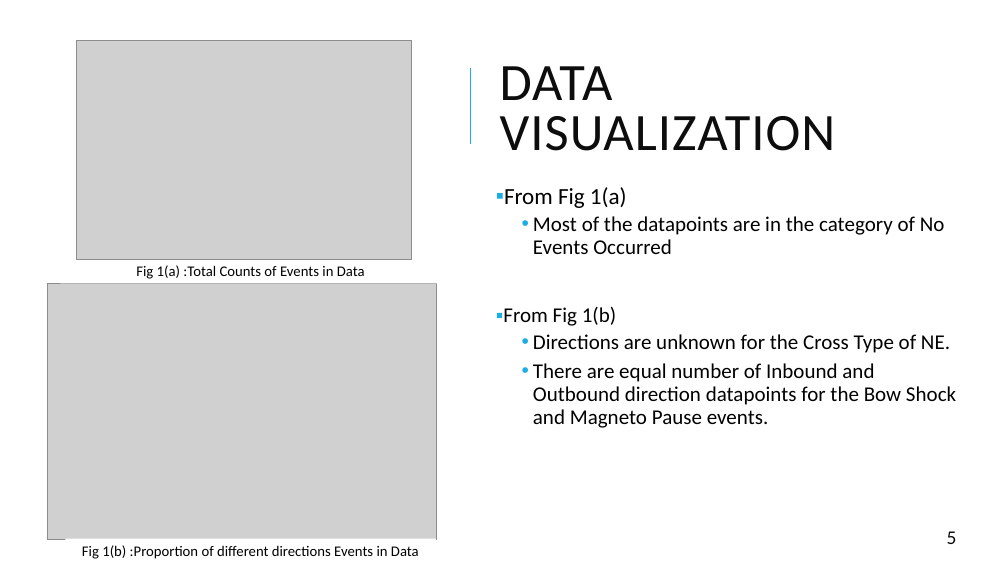
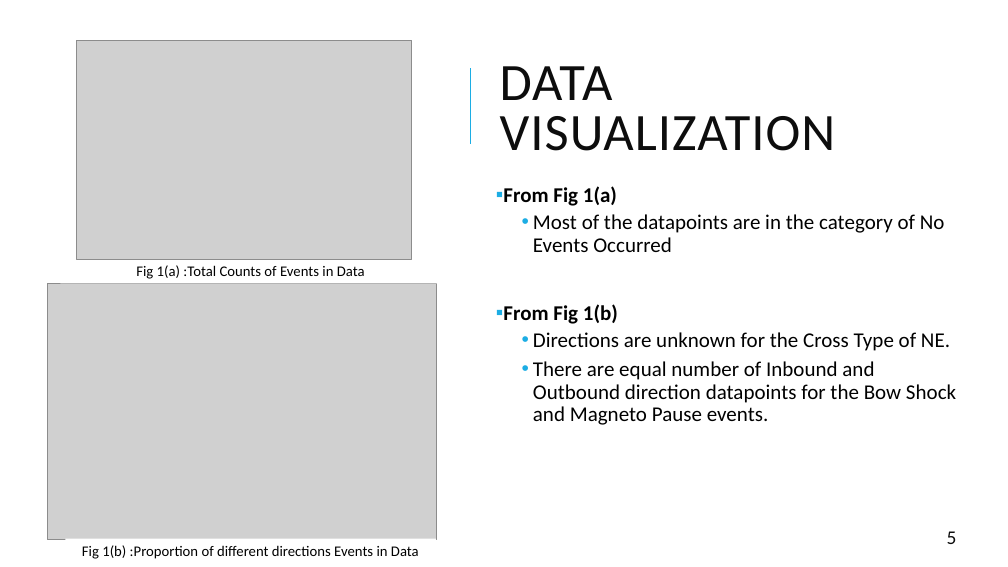
Before and after one commit to matty1203/r_cubicplot, a slide deck: slide 5 of Classification of bow shock event positions from Magnetic.pptx. Drawn at 1008x567 pixels with LibreOffice and Linux fonts; fonts in the diff are those of the drawing; grey boxes stand for pictures. Boxes give left, top, right and bottom in pixels: in the first picture for what was removed or moved away, otherwise in the second. Text is boxed around its words. In the diff, an @@ line names an element or a change of style, - is before the commit and + after.

```diff
--- a/Classification of bow shock event positions from Magnetic.pptx
+++ b/Classification of bow shock event positions from Magnetic.pptx
@@ text at (x1=503, y1=186, x2=618, y2=324): size 22 to 20 pt in "From Fig 1(a)"; bold on in "From Fig 1(a)", "From Fig 1(b)" @@
```
Also in this commit, not shown: 11 other slides changed, 1 slide added, 1 slide removed, 2 other files.
